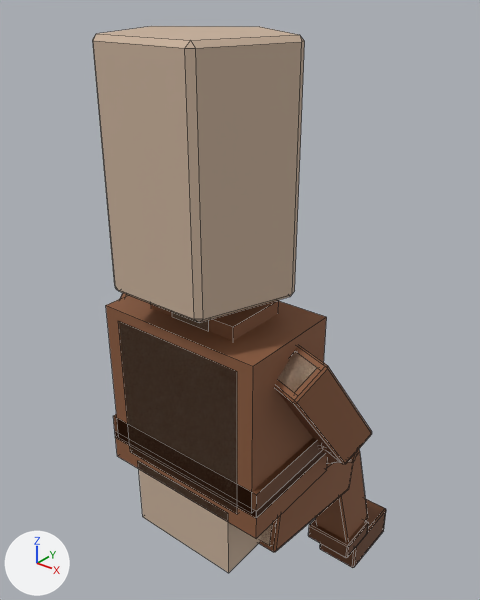
The Blender file art-src/blender/crowd/seated.blend as it was, and as the next commit left it.
The view is the same before and after, from a camera (50 mm lens) standing at (0.663, -0.738, 1.368) and looking at (-0.087, 0.198, 0.787). Every picture has the same lights, and +X, +Y and +Z are marked at lower left. The first picture is the older version. Mesh edges are drawn as thin lines.

In view in the first picture: 'fabric', 'leather', 'skin'.
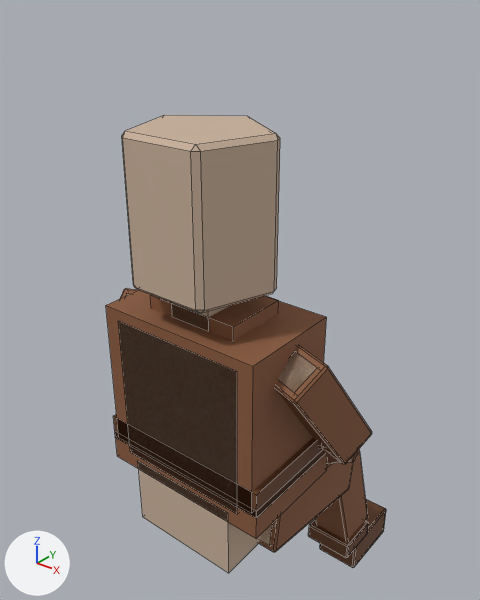
Edits to the bpy script that builds the scene:
```text
Change me_forearm_l:
    used by ob_skin; parent = ob_seated; location = (0.0, 0.0, 0.0)
    before: 267 (-0.145, 0.038, 0.928), 268 (-0.141, 0.05, 0.928), 269 (-0.138, 0.042, 0.92), 270 (-0.083, -0.119, 0.928) at pixel (115, 288), 271 (-0.094, -0.112, 0.928) at pixel (114, 285)
    before: 272 (-0.085, -0.111, 0.92) at pixel (118, 291), 273 (0.094, -0.112, 0.928) at pixel (203, 319), 274 (0.083, -0.119, 0.928) at pixel (194, 319), 275 (0.085, -0.111, 0.92) at pixel (199, 322), 276 (0.141, 0.05, 0.928) at pixel (294, 290)
    before: 277 (0.145, 0.038, 0.928) at pixel (292, 294), 278 (0.138, 0.042, 0.92) at pixel (290, 296), 282 (-0.141, 0.05, 1.292), 283 (-0.145, 0.038, 1.292), 284 (-0.138, 0.042, 1.3) at pixel (151, 26)
    before: 285 (-0.094, -0.112, 1.292) at pixel (92, 39), 286 (-0.083, -0.119, 1.292) at pixel (93, 40), 287 (-0.085, -0.111, 1.3) at pixel (96, 33), 288 (0.083, -0.119, 1.292) at pixel (184, 48), 289 (0.094, -0.112, 1.292) at pixel (195, 48)
    before: 290 (0.085, -0.111, 1.3) at pixel (190, 40), 291 (0.141, 0.05, 1.292) at pixel (304, 41), 292 (0.138, 0.042, 1.3) at pixel (299, 34), 293 (0.145, 0.038, 1.292) at pixel (301, 41)
    remove me_forearm_l.from_pydata(...)  # 294 vertices, 310 faces; spans x -0.235..0.235, y -0.119..0.417, z 0.149..1.3
    add me_forearm_l.from_pydata(...)  # 294 vertices, 310 faces; spans x -0.235..0.235, y -0.096..0.417, z 0.149..1.17
    me_forearm_l part 1
    add for i in [291, 292, 293]: me_forearm_l.vertices[i].co += Vector((-0.029, -0.009, -0.13))
    add for i in [276, 277, 278]: me_forearm_l.vertices[i].co += Vector((-0.029, -0.009, 0.0))
    add for i in [288, 289, 290]: me_forearm_l.vertices[i].co += Vector((-0.018, 0.023, -0.13))
    add for i in [273, 274, 275]: me_forearm_l.vertices[i].co += Vector((-0.018, 0.023, 0.0))
    add for i in [285, 286, 287]: me_forearm_l.vertices[i].co += Vector((0.018, 0.023, -0.13))
    add for i in [270, 271, 272]: me_forearm_l.vertices[i].co += Vector((0.018, 0.023, 0.0))
    add for i in [282, 283, 284]: me_forearm_l.vertices[i].co += Vector((0.029, -0.009, -0.13))
    add for i in [267, 268, 269]: me_forearm_l.vertices[i].co += Vector((0.029, -0.009, 0.0))
    me_forearm_l.vertices[264].co: (0.007, 0.143, 0.928) -> (0.007, 0.114, 0.928)
    me_forearm_l.vertices[265].co: (0.0, 0.138, 0.92) -> (0.0, 0.109, 0.92)
    me_forearm_l.vertices[266].co: (-0.007, 0.143, 0.928) -> (-0.007, 0.114, 0.928)
    me_forearm_l.vertices[279].co: (0.007, 0.143, 1.292) -> (0.007, 0.114, 1.162)
    me_forearm_l.vertices[280].co: (-0.007, 0.143, 1.292) -> (-0.007, 0.114, 1.162)
    me_forearm_l.vertices[281].co: (0.0, 0.138, 1.3) -> (0.0, 0.109, 1.17)  # pixel (259, 26) -> pixel (247, 116)
```

Pixel boxes (x1, y1, x2, y2) of what changed, in the pictures (480 x 600 px; the box of a moved part takes in the faces that stretch with it):
'skin', reshaped (12% narrower, 16% shorter): before (93, 26, 317, 573); after (119, 115, 317, 573)
part 1 of me_forearm_l, moved or reshaped: before (93, 26, 305, 323); after (122, 115, 280, 313)
